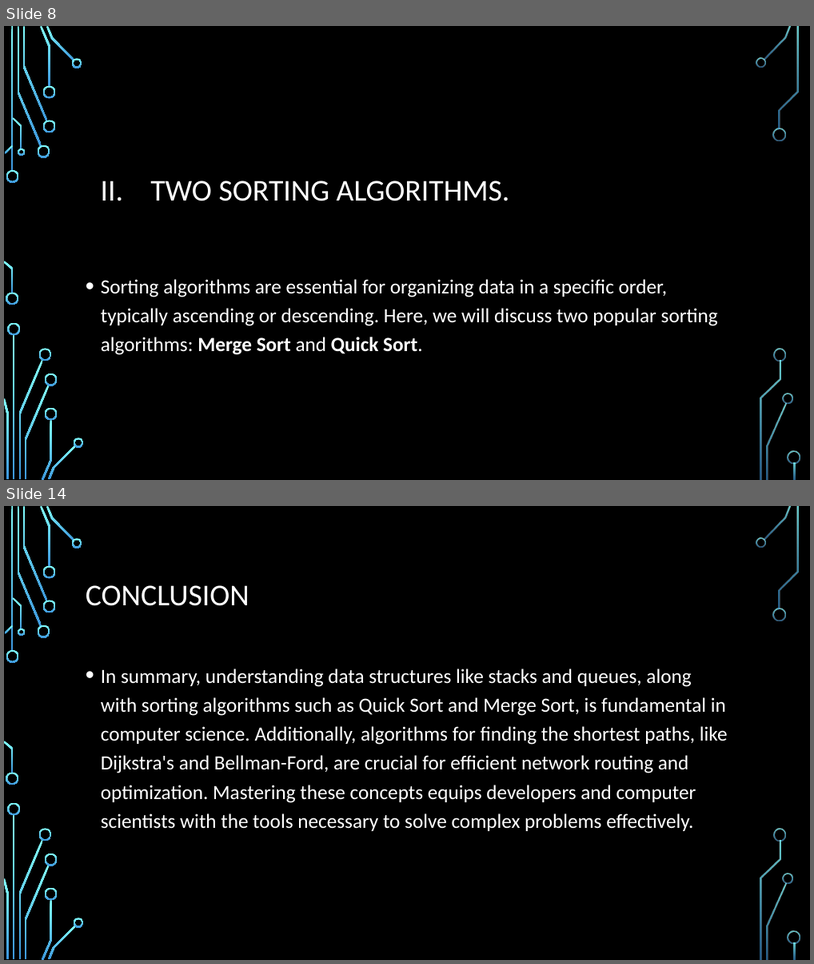
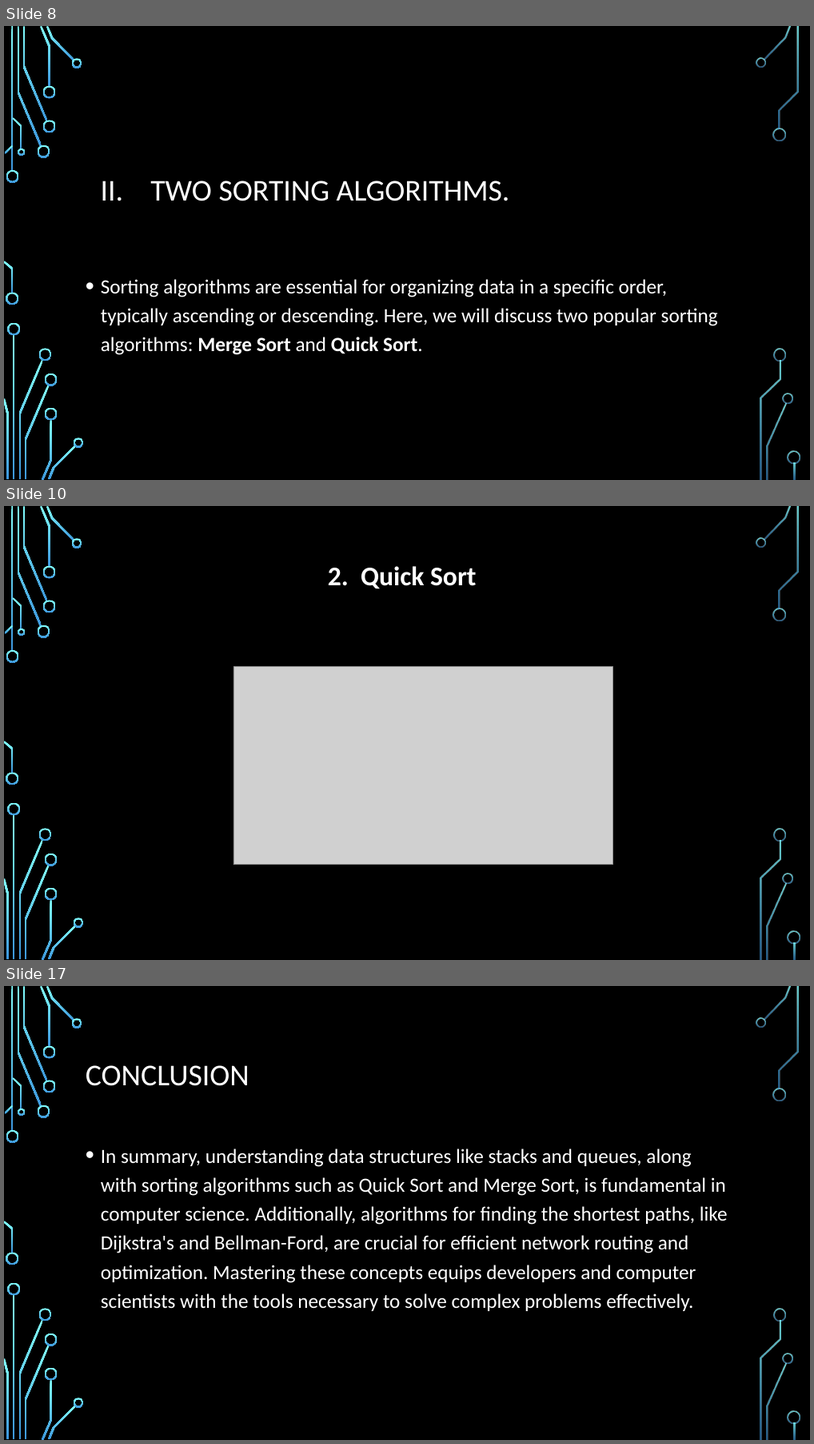
Before and after one commit to thanhye/ASM1, a slide deck: BH01702_TranVanThanh_SE07102.pptx. Shown one above the other, each under a label of ours: slides 8 and 14 before the commit, slides 8, 10 and 17 after it; the slides between them are not shown. The pictures are 814x964 and 814x1444 pixels, drawn with LibreOffice and Linux fonts; fonts in the diff are those of the drawing; grey boxes stand for pictures; background and template pictures are left out. Boxes give left, top, right and bottom in pixels: in the first picture for what was removed or moved away, otherwise in the second. Text is boxed around its words. In the diff, an @@ line names an element or a change of style, - is before the commit and + after.

```diff
--- a/BH01702_TranVanThanh_SE07102.pptx
+++ b/BH01702_TranVanThanh_SE07102.pptx
@@ slide 10 added at [4,506,810,960], background picture (left out); not listed: 36 template elements that a slide beside it also shows @@
@@ text added at [328,566,476,589], 32 pt, text #FFFFFF, bold @@
+2. Quick Sort
@@ picture added at [234,667,614,864] @@
@@ what was slide 14 is now slide 17 @@
```
Also in this commit, not shown: 7 slides changed, 3 other slides added, 1 slide removed.
